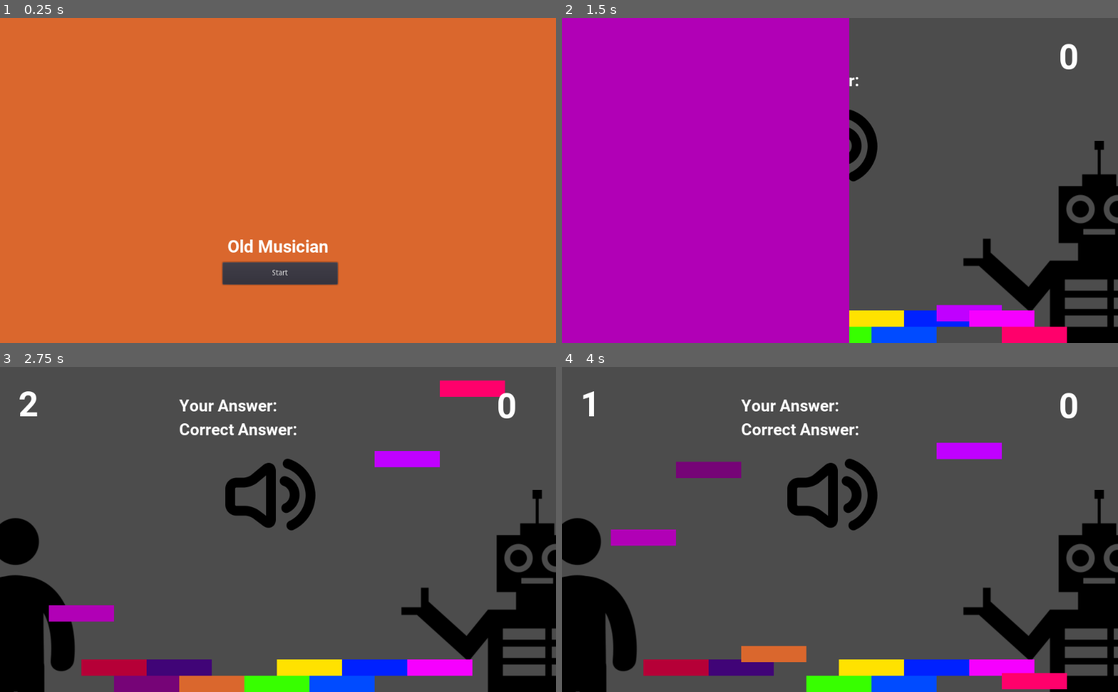
Above: before the commit, frames 1-4 (two rows, left to right).
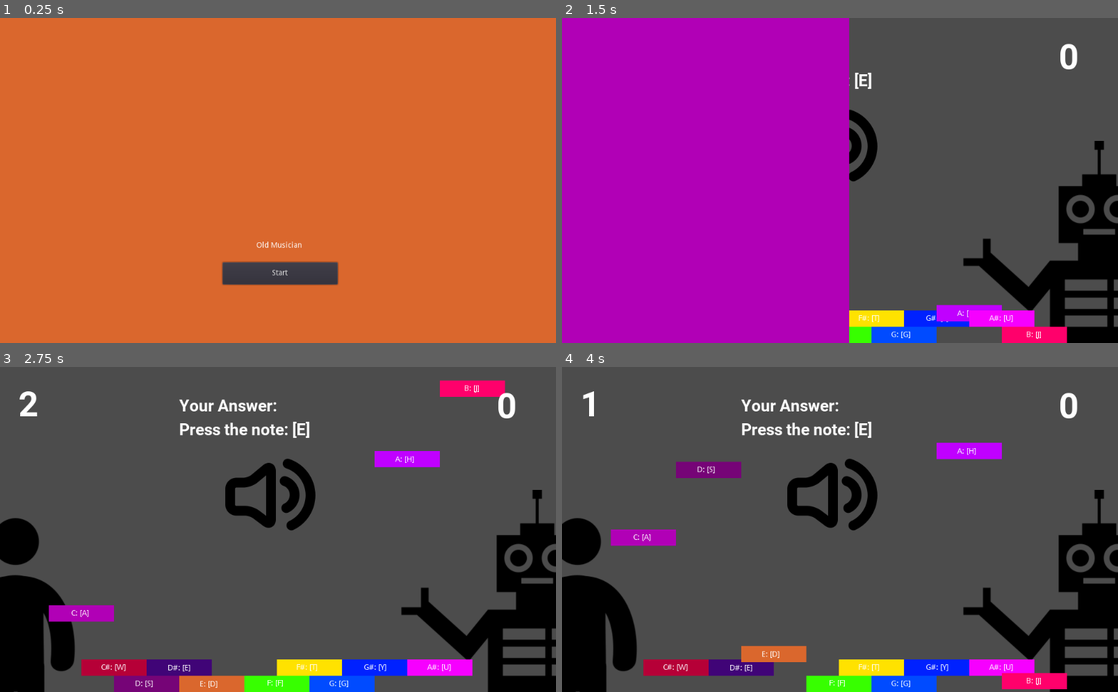
Above: after the commit, the same moments.

Repository: mdechdee/PerfectPitch
Game: Godot game, scene res://StartScene.tscn
The game is run twice, just before and just after one commit, with the same random seed, the same clock (stepped at 60 frames per second) and the same inputs. Sound files missing from this copy of the repository are replaced by a short silence.
Inputs:
- Up to frame 1 (0.25 s): no input
- Up to frame 2 (1.5 s): click "Start" at 0.5 s; tap H (A) at 1.35 s
- Up to frame 3 (2.75 s): tap J (B) at 1.55, 2.1 s; tap A (C) at 2.3 s
- Up to frame 4 (4 s): tap A (C) at 2.85 s; tap S (D) at 3.05, 3.6 s; tap D (E) at 3.8 s

The runs differ from the first frame. In frame 1, 0.4% of the frame differs, in the area x 41-59%, y 68-73%; in frame 2, 0.3%; in frame 3, 0.9%; in frame 4, 0.9%, in the area x 12-87%, y 16-99%.

Commit message:
Key Labeling

Diff:
--- a/OldMusician/MainScene.tscn
+++ b/OldMusician/MainScene.tscn
@@ -34,33 +34,32 @@
 [ext_resource path="res://robot-design.png" type="Texture" id=32]
 [ext_resource path="res://standing-up-man-.png" type="Texture" id=33]
 
-[sub_resource type="DynamicFontData" id=2]
+[sub_resource type="DynamicFontData" id=1]
 font_path = "res://assets/fonts/Roboto-Bold.ttf"
 
-[sub_resource type="DynamicFont" id=3]
+[sub_resource type="DynamicFont" id=2]
 size = 64
-font_data = SubResource( 2 )
-
-[sub_resource type="DynamicFontData" id=4]
+font_data = SubResource( 1 )
+
+[sub_resource type="DynamicFontData" id=3]
 font_path = "res://assets/fonts/Roboto-Bold.ttf"
 
+[sub_resource type="DynamicFont" id=4]
+size = 64
+font_data = SubResource( 3 )
+
 [sub_resource type="DynamicFont" id=5]
-size = 64
-font_data = SubResource( 4 )
-
-[sub_resource type="DynamicFont" id=6]
 size = 30
 font_data = ExtResource( 31 )
 
-[sub_resource type="DynamicFontData" id=7]
+[sub_resource type="DynamicFontData" id=6]
 font_path = "res://assets/fonts/Roboto-Bold.ttf"
 
-[sub_resource type="DynamicFont" id=8]
+[sub_resource type="DynamicFont" id=7]
 size = 30
-font_data = SubResource( 7 )
-
-[sub_resource type="Animation" id=1]
-resource_name = "StepAnimation"
+font_data = SubResource( 6 )
+
+[sub_resource type="Animation" id=8]
 length = 2.0
 tracks/0/type = "value"
 tracks/0/path = NodePath("ColorRect:rect_position")
@@ -190,11 +189,9 @@
 [node name="Tween" type="Tween" parent="RobotNotePlayer"]
 
 [node name="SpritesManager" type="Node" parent="."]
-editor/display_folded = true
 script = ExtResource( 27 )
 
 [node name="Sprite_C" type="Sprite" parent="SpritesManager"]
-editor/display_folded = true
 
 [node name="ColorRect" type="ColorRect" parent="SpritesManager/Sprite_C"]
 margin_left = 90.0
@@ -203,8 +200,15 @@
 margin_bottom = 600.0
 color = Color( 0.698039, 0, 0.717647, 1 )
 
+[node name="Label" type="Label" parent="SpritesManager/Sprite_C"]
+margin_left = 130.652
+margin_top = 578.116
+margin_right = 170.652
+margin_bottom = 592.116
+rect_pivot_offset = Vector2( 108.024, 5.74866 )
+text = "C: [A]"
+
 [node name="Sprite_Csharp" type="Sprite" parent="SpritesManager"]
-editor/display_folded = true
 
 [node name="ColorRect" type="ColorRect" parent="SpritesManager/Sprite_Csharp"]
 margin_left = 150.0
@@ -213,8 +217,15 @@
 margin_bottom = 570.0
 color = Color( 0.717647, 0, 0.219608, 1 )
 
+[node name="Label2" type="Label" parent="SpritesManager/Sprite_Csharp"]
+margin_left = 185.967
+margin_top = 548.075
+margin_right = 231.967
+margin_bottom = 562.075
+rect_pivot_offset = Vector2( 108.024, 5.74866 )
+text = "C#: [W]"
+
 [node name="Sprite_D" type="Sprite" parent="SpritesManager"]
-editor/display_folded = true
 
 [node name="ColorRect" type="ColorRect" parent="SpritesManager/Sprite_D"]
 margin_left = 210.0
@@ -223,8 +234,15 @@
 margin_bottom = 600.0
 color = Color( 0.466667, 0.0196078, 0.470588, 1 )
 
+[node name="Label3" type="Label" parent="SpritesManager/Sprite_D"]
+margin_left = 248.911
+margin_top = 578.355
+margin_right = 294.911
+margin_bottom = 592.355
+rect_pivot_offset = Vector2( 108.024, 5.74866 )
+text = "D: [S]"
+
 [node name="Sprite_Dsharp" type="Sprite" parent="SpritesManager"]
-editor/display_folded = true
 
 [node name="ColorRect" type="ColorRect" parent="SpritesManager/Sprite_Dsharp"]
 margin_left = 270.0
@@ -233,8 +251,15 @@
 margin_bottom = 570.0
 color = Color( 0.254902, 0.0196078, 0.470588, 1 )
 
+[node name="Label4" type="Label" parent="SpritesManager/Sprite_Dsharp"]
+margin_left = 308.756
+margin_top = 548.79
+margin_right = 354.756
+margin_bottom = 562.79
+rect_pivot_offset = Vector2( 108.024, 5.74866 )
+text = "D#: [E]"
+
 [node name="Sprite_E" type="Sprite" parent="SpritesManager"]
-editor/display_folded = true
 
 [node name="ColorRect" type="ColorRect" parent="SpritesManager/Sprite_E"]
 margin_left = 330.0
@@ -243,8 +268,15 @@
 margin_bottom = 600.0
 color = Color( 0.858824, 0.407843, 0.180392, 1 )
 
+[node name="Label5" type="Label" parent="SpritesManager/Sprite_E"]
+margin_left = 368.123
+margin_top = 579.07
+margin_right = 414.123
+margin_bottom = 593.07
+rect_pivot_offset = Vector2( 108.024, 5.74866 )
+text = "E: [D]"
+
 [node name="Sprite_F" type="Sprite" parent="SpritesManager"]
-editor/display_folded = true
 
 [node name="ColorRect" type="ColorRect" parent="SpritesManager/Sprite_F"]
 margin_left = 450.0
@@ -253,8 +285,15 @@
 margin_bottom = 600.0
 color = Color( 0.219608, 1, 0, 1 )
 
+[node name="Label6" type="Label" parent="SpritesManager/Sprite_F"]
+margin_left = 491.627
+margin_top = 577.401
+margin_right = 537.627
+margin_bottom = 591.401
+rect_pivot_offset = Vector2( 108.024, 5.74866 )
+text = "F: [F]"
+
 [node name="Sprite_Fsharp" type="Sprite" parent="SpritesManager"]
-editor/display_folded = true
 
 [node name="ColorRect" type="ColorRect" parent="SpritesManager/Sprite_Fsharp"]
 margin_left = 510.0
@@ -263,8 +302,15 @@
 margin_bottom = 570.0
 color = Color( 1, 0.890196, 0, 1 )
 
+[node name="Label7" type="Label" parent="SpritesManager/Sprite_Fsharp"]
+margin_left = 545.988
+margin_top = 548.075
+margin_right = 591.988
+margin_bottom = 562.075
+rect_pivot_offset = Vector2( 108.024, 5.74866 )
+text = "F#: [T]"
+
 [node name="Sprite_G" type="Sprite" parent="SpritesManager"]
-editor/display_folded = true
 
 [node name="ColorRect" type="ColorRect" parent="SpritesManager/Sprite_G"]
 margin_left = 570.0
@@ -273,8 +319,15 @@
 margin_bottom = 600.0
 color = Color( 0, 0.298039, 1, 1 )
 
+[node name="Label8" type="Label" parent="SpritesManager/Sprite_G"]
+margin_left = 605.594
+margin_top = 578.355
+margin_right = 651.594
+margin_bottom = 592.355
+rect_pivot_offset = Vector2( 108.024, 5.74866 )
+text = "G: [G]"
+
 [node name="Sprite_Gsharp" type="Sprite" parent="SpritesManager"]
-editor/display_folded = true
 
 [node name="ColorRect" type="ColorRect" parent="SpritesManager/Sprite_Gsharp"]
 margin_left = 630.0
@@ -283,8 +336,15 @@
 margin_bottom = 570.0
 color = Color( 0, 0.133333, 1, 1 )
 
+[node name="Label9" type="Label" parent="SpritesManager/Sprite_Gsharp"]
+margin_left = 670.207
+margin_top = 548.075
+margin_right = 716.207
+margin_bottom = 562.075
+rect_pivot_offset = Vector2( 108.024, 5.74866 )
+text = "G#: [Y]"
+
 [node name="Sprite_A" type="Sprite" parent="SpritesManager"]
-editor/display_folded = true
 
 [node name="ColorRect" type="ColorRect" parent="SpritesManager/Sprite_A"]
 margin_left = 690.0
@@ -293,8 +353,15 @@
 margin_bottom = 600.0
 color = Color( 0.756863, 0, 1, 1 )
 
+[node name="Label10" type="Label" parent="SpritesManager/Sprite_A"]
+margin_left = 727.906
+margin_top = 579.308
+margin_right = 773.906
+margin_bottom = 593.308
+rect_pivot_offset = Vector2( 108.024, 5.74866 )
+text = "A: [H]"
+
 [node name="Sprite_Asharp" type="Sprite" parent="SpritesManager"]
-editor/display_folded = true
 
 [node name="ColorRect" type="ColorRect" parent="SpritesManager/Sprite_Asharp"]
 margin_left = 750.0
@@ -303,8 +370,15 @@
 margin_bottom = 570.0
 color = Color( 0.968627, 0, 1, 1 )
 
+[node name="Label11" type="Label" parent="SpritesManager/Sprite_Asharp"]
+margin_left = 787.035
+margin_top = 548.075
+margin_right = 833.035
+margin_bottom = 562.075
+rect_pivot_offset = Vector2( 108.024, 5.74866 )
+text = "A#: [U]"
+
 [node name="Sprite_B" type="Sprite" parent="SpritesManager"]
-editor/display_folded = true
 
 [node name="ColorRect" type="ColorRect" parent="SpritesManager/Sprite_B"]
 margin_left = 810.0
@@ -312,6 +386,14 @@
 margin_right = 930.0
 margin_bottom = 600.0
 color = Color( 1, 0, 0.423529, 1 )
+
+[node name="Label12" type="Label" parent="SpritesManager/Sprite_B"]
+margin_left = 854.51
+margin_top = 578.355
+margin_right = 900.51
+margin_bottom = 592.355
+rect_pivot_offset = Vector2( 108.024, 5.74866 )
+text = "B: [J]"
 
 [node name="BGStreamPlayer" type="AudioStreamPlayer" parent="."]
 stream = ExtResource( 28 )
@@ -382,7 +464,7 @@
 
 [node name="AnimationPlayer" type="AnimationPlayer" parent="TextureRect"]
 autoplay = "StepAnimation"
-anims/StepAnimation = SubResource( 1 )
+anims/StepAnimation = SubResource( 8 )
 [connection signal="note_played" from="PlayerNotePlayer" to="." method="_on_NotePlayer_note_played"]
 [connection signal="note_played" from="PlayerNotePlayer" to="SpritesManager" method="_on_NotePlayer_note_played"]
 [connection signal="finished" from="BGStreamPlayer" to="BGStreamPlayer" method="_on_BGStreamPlayer_finished"]
--- a/OldMusician/StageManager.gd
+++ b/OldMusician/StageManager.gd
@@ -36,6 +36,10 @@
 	timer.set_wait_time(two_bar_sec)
 	timer.start()
 
+	if randi()%2:
+		$CorrectAnswer.text = str('Press the note: ', quiz)
+	else:
+		$CorrectAnswer.text = str('Can you guess?: [?]')
 func evaluation(answer):
 	if len(answer) != len(quiz):
 		return false
--- a/OldMusician/StartScene.tscn
+++ b/OldMusician/StartScene.tscn
@@ -1,14 +1,7 @@
-[gd_scene load_steps=5 format=2]
+[gd_scene load_steps=3 format=2]
 
 [ext_resource path="res://StartScene.gd" type="Script" id=1]
 [ext_resource path="res://StartButton.gd" type="Script" id=2]
-
-[sub_resource type="DynamicFontData" id=1]
-font_path = "res://assets/fonts/Roboto-Bold.ttf"
-
-[sub_resource type="DynamicFont" id=2]
-size = 32
-font_data = SubResource( 1 )
 
 [node name="StartScene" type="Node2D"]
 script = ExtResource( 1 )
@@ -32,10 +25,9 @@
 script = ExtResource( 2 )
 
 [node name="Label" type="Label" parent="StartScreen"]
-margin_left = 418.794
-margin_top = 402.509
-margin_right = 604.794
-margin_bottom = 440.509
-custom_fonts/font = SubResource( 2 )
+margin_left = 472.004
+margin_top = 412.661
+margin_right = 556.004
+margin_bottom = 426.661
 text = "Old Musician"
 [connection signal="pressed" from="StartScreen/start_button" to="StartScreen/start_button" method="_on_start_button_pressed"]
Not shown: 4 places in OldMusician/MainScene.tscn that only renumber resources
